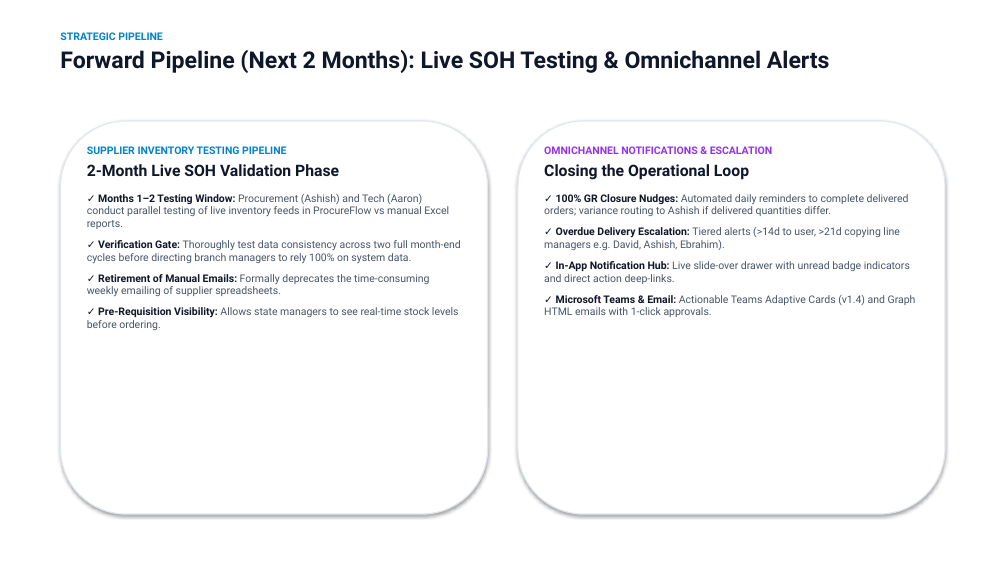
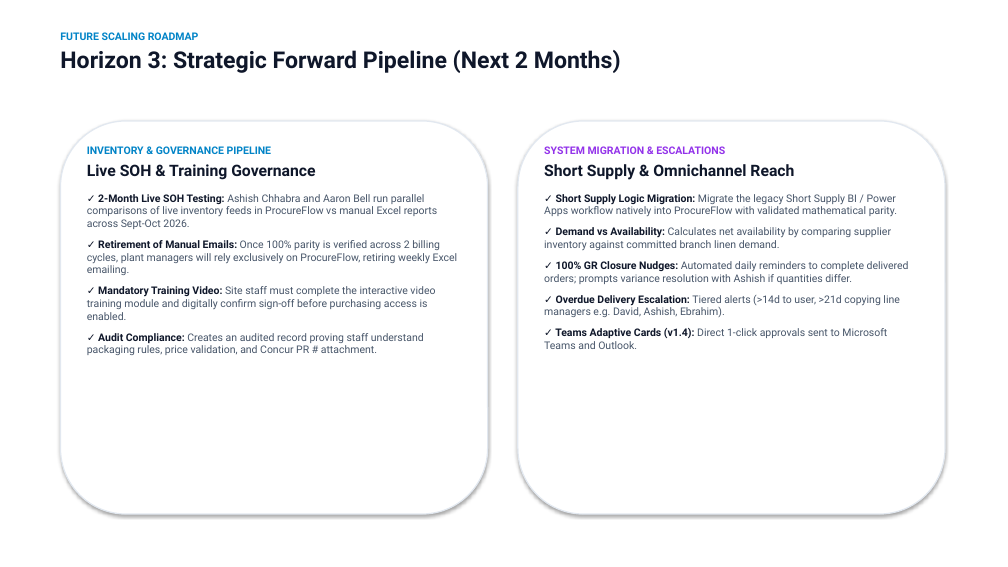
Before and after one commit to SPLGit-Project/ProcureFlow-App, a slide deck: slide 9 of docs/ProcureFlow_Executive_Roadmap.pptx. Drawn at 1008x567 pixels with LibreOffice and Linux fonts; fonts in the diff are those of the drawing. Boxes give left, top, right and bottom in pixels: in the first picture for what was removed or moved away, otherwise in the second. Text is boxed around its words. In the diff, an @@ line names an element or a change of style, - is before the commit and + after.

Commit message:
docs: elevate action plan & presentation to v4.0 with Three-Horizon model, training in forward pipeline, and Short Supply logic migration

```diff
--- a/docs/ProcureFlow_Executive_Roadmap.pptx
+++ b/docs/ProcureFlow_Executive_Roadmap.pptx
@@ text at (60,32,621,73): text changed @@
-STRATEGIC PIPELINE
-Forward Pipeline (Next 2 Months): Live SOH Testing & Omnichannel Alerts
+FUTURE SCALING ROADMAP
+Horizon 3: Strategic Forward Pipeline (Next 2 Months)
@@ text at (87,146,458,355): text changed @@
-SUPPLIER INVENTORY TESTING PIPELINE
-2-Month Live SOH Validation Phase
-✓ Months 1–2 Testing Window: Procurement (Ashish) and Tech (Aaron) conduct parallel testing of live inventory feeds in ProcureFlow vs manual Excel reports.
-✓ Verification Gate: Thoroughly test data consistency across two full month-end cycles before directing branch managers to rely 100% on system data.
-✓ Retirement of Manual Emails: Formally deprecates the time-consuming weekly emailing of supplier spreadsheets.
-✓ Pre-Requisition Visibility: Allows state managers to see real-time stock levels before ordering.
+INVENTORY & GOVERNANCE PIPELINE
+Live SOH & Training Governance
+✓ 2-Month Live SOH Testing: Ashish Chhabra and Aaron Bell run parallel comparisons of live inventory feeds in ProcureFlow vs manual Excel reports across Sept-Oct 2026.
+✓ Retirement of Manual Emails: Once 100% parity is verified across 2 billing cycles, plant managers will rely exclusively on ProcureFlow, retiring weekly Excel emailing.
+✓ Mandatory Training Video: Site staff must complete the interactive video training module and digitally confirm sign-off before purchasing access is enabled.
+✓ Audit Compliance: Creates an audited record proving staff understand packaging rules, price validation, and Concur PR # attachment.
@@ text at (544,146,909,284): text changed @@
-OMNICHANNEL NOTIFICATIONS & ESCALATION
-Closing the Operational Loop
-✓ 100% GR Closure Nudges: Automated daily reminders to complete delivered orders; variance routing to Ashish if delivered quantities differ.
+SYSTEM MIGRATION & ESCALATIONS
+Short Supply & Omnichannel Reach
+✓ Short Supply Logic Migration: Migrate the legacy Short Supply BI / Power Apps workflow natively into ProcureFlow with validated mathematical parity.
+✓ Demand vs Availability: Calculates net availability by comparing supplier inventory against committed branch linen demand.
+✓ 100% GR Closure Nudges: Automated daily reminders to complete delivered orders; prompts variance resolution with Ashish if quantities differ.
@@ text at (544,328,887,349): text changed @@
-✓ In-App Notification Hub: Live slide-over drawer with unread badge indicators and direct action deep-links.
-✓ Microsoft Teams & Email: Actionable Teams Adaptive Cards (v1.4) and Graph HTML emails with 1-click approvals.
+✓ Teams Adaptive Cards (v1.4): Direct 1-click approvals sent to Microsoft Teams and Outlook.
```
Also in this commit, not shown: 8 other slides changed, 1 other file.
